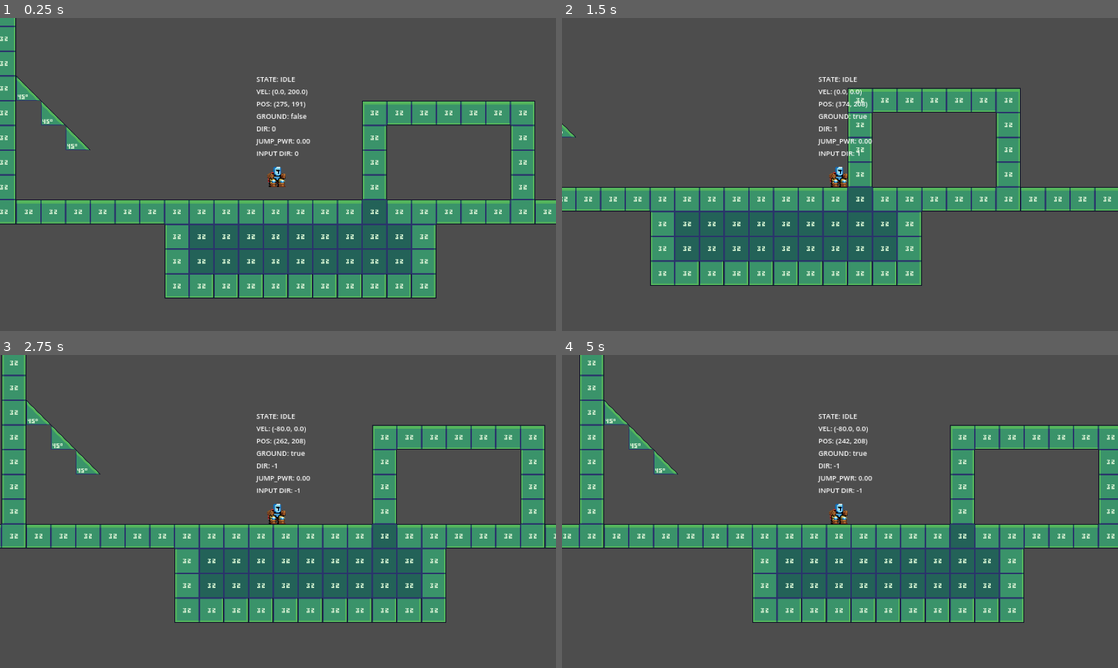
Above: before the commit, frames 1-4 (two rows, left to right).
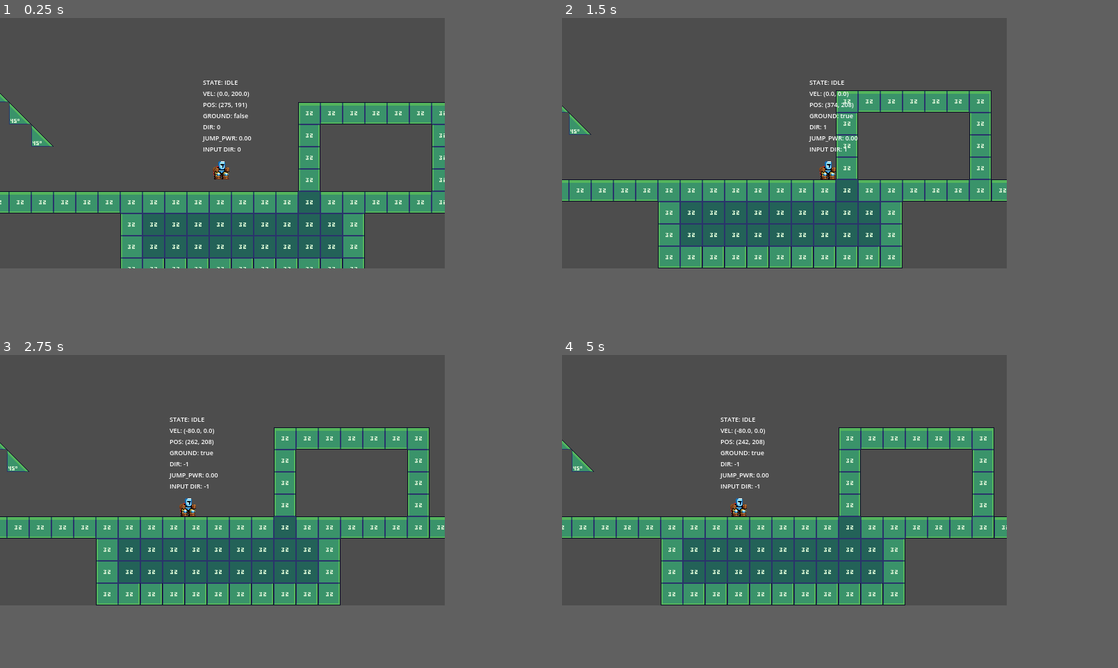
Above: after the commit, the same moments.

Repository: linkinmjs/up-escape
Game: Godot game, scene res://scenes/main.tscn
Two runs of this game, one before a commit and one after it. Both use one fixed random seed, a clock stepped at 60 frames per second and the inputs below.
Inputs:
- Up to frame 1 (0.25 s): no input
- Up to frame 2 (1.5 s): hold Right (ui_right) from 0.53 s (still down)
- Up to frame 3 (2.75 s): tap Enter at 2 s; release Right (ui_right) at 2.03 s; hold Left (ui_left) from 2.03 s (still down)
- Up to frame 4 (5 s): release Left (ui_left) at 2.78 s; hold Right (ui_right) 2.78-4.28 s; tap Space at 4.25 s; hold Left (ui_left) from 4.28 s (still down)
In our replay, the window is 800x450 before the commit and 640x360 after it. These sizes can differ from the game's own. Grey fills any space a smaller window leaves; there, only what the larger window draws over its background counts as a difference.

The runs differ from the first frame. In frame 1, 28% of the frame differs, in the area x 0-100%, y 0-90%; in frame 2, 21%; in frame 3, 30%; in frame 4, 31%, in the area x 0-100%, y 0-86%.

Commit message:
Modify settings

Diff:
--- a/project.godot
+++ b/project.godot
@@ -17,8 +17,8 @@
 
 [display]
 
-window/size/viewport_width=1440
-window/size/viewport_height=810
+window/size/viewport_width=640
+window/size/viewport_height=360
 window/stretch/mode="viewport"
 window/stretch/aspect="expand"
 
--- a/scenes/player/player.tscn
+++ b/scenes/player/player.tscn
@@ -68,4 +68,5 @@
 theme_override_font_sizes/font_size = 9
 
 [node name="Camera2D" type="Camera2D" parent="."]
-zoom = Vector2(2, 2)
+drag_horizontal_enabled = true
+drag_vertical_enabled = true
